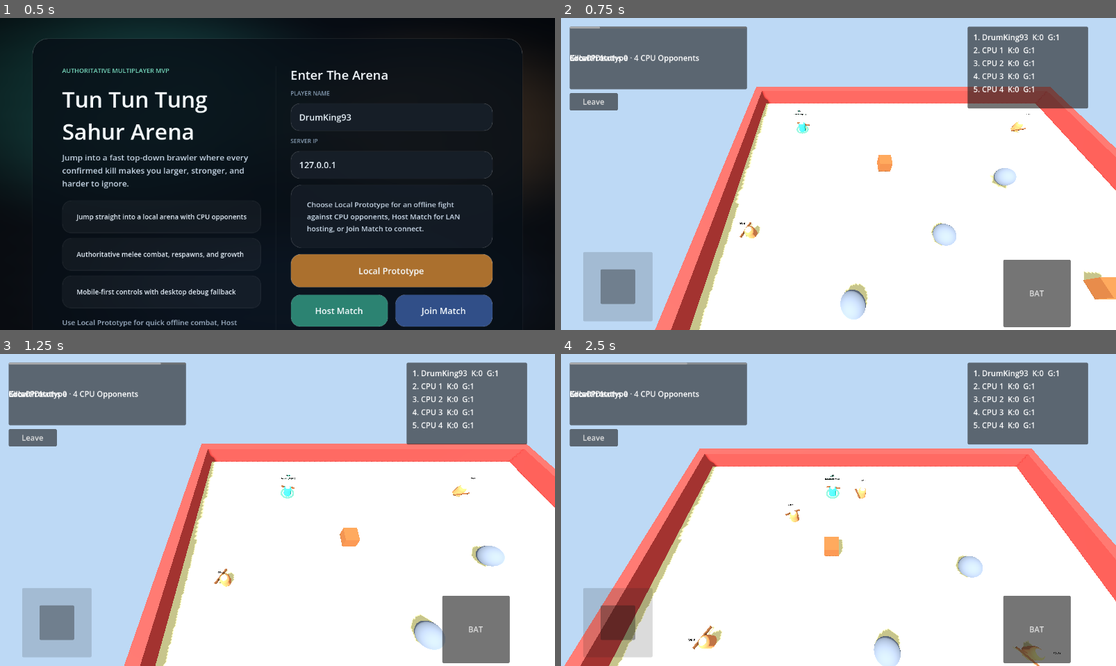
Above: before the commit, frames 1-4 (two rows, left to right).
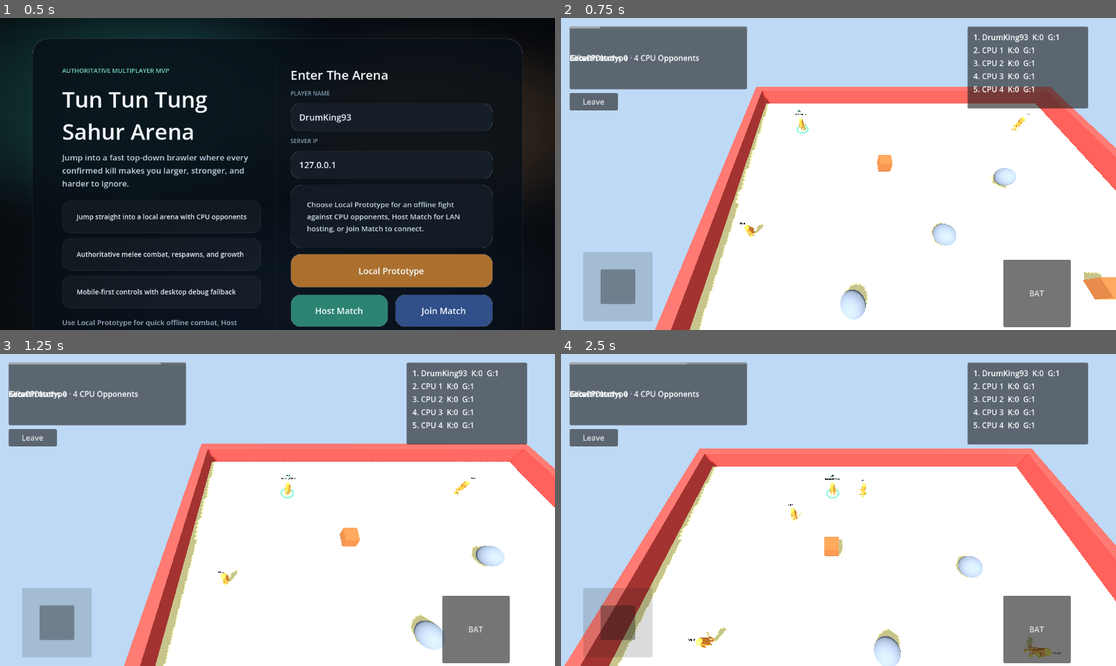
Above: after the commit, the same moments.

Repository: mkodithuwakku/sahur-io
Game: Godot game, scene res://scenes/main/Main.tscn
Same seed, same stepped clock (60 frames per second), same inputs: the game is played once before the commit and once after it.
Inputs (mouse positions are in pixels of both pictures, inside the frame that each line leads up to):
- Up to frame 1 (0.5 s): no input
- Up to frame 2 (0.75 s): tap Enter at 0.5 s; move the mouse to (960, 158) at 0.52 s; hold D (move_right) from 0.53 s (still down); tap Space (attack) at 0.6 s; click (960, 158) at 0.67 s
- Up to frame 3 (1.25 s): keep holding D (move_right)
- Up to frame 4 (2.5 s): release D (move_right) at 1.25 s; drag from (616, 622) to (810, 572) at 1.27 s; move the mouse to (894, 441) at 2.02 s; hold D (move_right) from 2.03 s (still down); tap 0 at 2.1 s

Frame 1 is identical in both runs. In frame 2, 0.2% of the frame differs, in the area x 32-84%, y 31-71%; in frame 3, 0.3%; in frame 4, 0.6%, in the area x 23-89%, y 41-100%.

Commit message:
Integrate Sahur character model

Diff:
--- a/sahur-io/scenes/player/Player.tscn
+++ b/sahur-io/scenes/player/Player.tscn
@@ -35,7 +35,9 @@
 [node name="MeshRoot" type="Node3D" parent="."]
 
 [node name="BodyPivot" type="Node3D" parent="MeshRoot"]
-position = Vector3(0, 0.95, 0)
+position = Vector3(0, 0.18, 0)
+
+[node name="ModelAnchor" type="Node3D" parent="MeshRoot/BodyPivot"]
 
 [node name="Body" type="MeshInstance3D" parent="MeshRoot/BodyPivot"]
 mesh = SubResource("2")
--- a/sahur-io/scripts/player/player_controller.gd
+++ b/sahur-io/scripts/player/player_controller.gd
@@ -3,6 +3,9 @@
 
 const ConfigStore = preload("res://scripts/core/config.gd")
 const AudioService = preload("res://scripts/core/audio_manager.gd")
+const CUSTOM_MODEL_SCENE = preload("res://resources/models/tung_tung_tung_sahur.glb")
+const VISUAL_BASE_HEIGHT := 0.18
+const CUSTOM_MODEL_TARGET_HEIGHT := 1.75
 
 signal respawn_requested(peer_id: int)
 
@@ -25,10 +28,13 @@
 var head_material: StandardMaterial3D = StandardMaterial3D.new()
 var bat_material: StandardMaterial3D = StandardMaterial3D.new()
 var local_indicator_material: StandardMaterial3D = StandardMaterial3D.new()
+var custom_model_root: Node3D = null
+var using_custom_model: bool = false
 
 @onready var collision_shape: CollisionShape3D = $CollisionShape3D
 @onready var mesh_root: Node3D = $MeshRoot
 @onready var body_pivot: Node3D = $MeshRoot/BodyPivot
+@onready var model_anchor: Node3D = $MeshRoot/BodyPivot/ModelAnchor
 @onready var body_mesh: MeshInstance3D = $MeshRoot/BodyPivot/Body
 @onready var head_mesh: MeshInstance3D = $MeshRoot/BodyPivot/Head
 @onready var bat_pivot: Node3D = $MeshRoot/BodyPivot/BatPivot
@@ -50,6 +56,10 @@
 	if stats == null:
 		stats = PlayerStats.new(peer_id, display_name)
 		stats.reset_for_respawn(ConfigStore.player_tuning)
+	if body_pivot != null:
+		body_pivot.position.y = VISUAL_BASE_HEIGHT
+	if model_anchor != null:
+		model_anchor.position = Vector3(0.0, -VISUAL_BASE_HEIGHT, 0.0)
 	body_mesh.material_override = body_material
 	head_mesh.material_override = head_material
 	bat_mesh.material_override = bat_material
@@ -59,6 +69,7 @@
 	local_indicator_material.emission_enabled = true
 	local_indicator_material.emission = Color(0.24, 0.95, 0.78)
 	local_indicator_material.emission_energy_multiplier = 1.1
+	_attach_custom_model()
 	name_label.text = _get_name_label_text()
 	you_label.text = "YOU"
 	_sync_visual_state(true)
@@ -248,9 +259,17 @@
 		mesh_root.scale = Vector3.ONE * growth_scale
 	if collision_shape != null:
 		collision_shape.scale = Vector3.ONE * clamp(0.92 + (growth_scale - 1.0) * 0.65, 0.92, 1.6)
-	body_material.albedo_color = _get_body_color()
-	head_material.albedo_color = _get_head_color()
-	bat_material.albedo_color = _get_bat_color()
+	if using_custom_model:
+		body_mesh.visible = false
+		head_mesh.visible = false
+		bat_mesh.visible = false
+	else:
+		body_material.albedo_color = _get_body_color()
+		head_material.albedo_color = _get_head_color()
+		bat_material.albedo_color = _get_bat_color()
+		body_mesh.visible = true
+		head_mesh.visible = true
+		bat_mesh.visible = true
 	local_indicator_material.albedo_color = Color(0.24, 0.95, 0.78, 0.52)
 	if mesh_root != null:
 		mesh_root.visible = stats.alive
@@ -271,7 +290,7 @@
 		bat_pivot.rotation.z = -attack_swing * 1.25
 	if body_pivot != null and stats.alive:
 		var move_amount: float = clampf(Vector2(velocity.x, velocity.z).length() / maxf(ConfigStore.player_tuning.base_move_speed, 0.01), 0.0, 1.0)
-		body_pivot.position.y = 0.18 + sin(Time.get_ticks_msec() * 0.015) * 0.04 * move_amount
+		body_pivot.position.y = VISUAL_BASE_HEIGHT + sin(Time.get_ticks_msec() * 0.015) * 0.04 * move_amount
 	if local_indicator != null and local_indicator.visible:
 		var pulse := 1.0 + sin(Time.get_ticks_msec() * 0.01) * 0.06
 		var target_scale := _get_local_indicator_base_scale(growth.get_scale(stats, ConfigStore.player_tuning)) * pulse
@@ -301,3 +320,67 @@
 
 func _get_local_indicator_base_scale(growth_scale: float) -> float:
 	return clamp(0.95 + (growth_scale - 1.0) * 0.3, 0.95, 1.35)
+
+func _attach_custom_model() -> void:
+	if model_anchor == null or custom_model_root != null:
+		return
+	if CUSTOM_MODEL_SCENE == null:
+		return
+	var instance := CUSTOM_MODEL_SCENE.instantiate() as Node3D
+	if instance == null:
+		return
+	instance.name = "ImportedModel"
+	model_anchor.add_child(instance)
+	_fit_custom_model(instance)
+	custom_model_root = instance
+	using_custom_model = true
+
+func _fit_custom_model(instance: Node3D) -> void:
+	var bounds := _get_custom_model_bounds(instance)
+	if bounds.size.y <= 0.001:
+		return
+	var scale_factor := CUSTOM_MODEL_TARGET_HEIGHT / bounds.size.y
+	instance.scale = Vector3.ONE * scale_factor
+	bounds = _get_custom_model_bounds(instance)
+	var center_x := bounds.position.x + bounds.size.x * 0.5
+	var center_z := bounds.position.z + bounds.size.z * 0.5
+	instance.position = Vector3(-center_x, -bounds.position.y, -center_z)
+
+func _get_custom_model_bounds(root: Node3D) -> AABB:
+	var mesh_instances: Array[MeshInstance3D] = []
+	_collect_model_meshes(root, mesh_instances)
+	var has_bounds := false
+	var combined := AABB()
+	var root_inverse := root.global_transform.affine_inverse()
+	for mesh_instance in mesh_instances:
+		if mesh_instance == null or mesh_instance.mesh == null:
+			continue
+		var relative_transform := root_inverse * mesh_instance.global_transform
+		for corner in _get_aabb_corners(mesh_instance.get_aabb()):
+			var point := relative_transform * corner
+			if not has_bounds:
+				combined = AABB(point, Vector3.ZERO)
+				has_bounds = true
+			else:
+				combined = combined.expand(point)
+	return combined if has_bounds else AABB(Vector3.ZERO, Vector3.ZERO)
+
+func _collect_model_meshes(node: Node, mesh_instances: Array[MeshInstance3D]) -> void:
+	if node is MeshInstance3D:
+		mesh_instances.append(node as MeshInstance3D)
+	for child in node.get_children():
+		_collect_model_meshes(child, mesh_instances)
+
+func _get_aabb_corners(bounds: AABB) -> PackedVector3Array:
+	var min_point := bounds.position
+	var max_point := bounds.position + bounds.size
+	return PackedVector3Array([
+		Vector3(min_point.x, min_point.y, min_point.z),
+		Vector3(max_point.x, min_point.y, min_point.z),
+		Vector3(min_point.x, max_point.y, min_point.z),
+		Vector3(max_point.x, max_point.y, min_point.z),
+		Vector3(min_point.x, min_point.y, max_point.z),
+		Vector3(max_point.x, min_point.y, max_point.z),
+		Vector3(min_point.x, max_point.y, max_point.z),
+		Vector3(max_point.x, max_point.y, max_point.z)
+	])
Binary file added: sahur-io/resources/models/tung_tung_tung_sahur.glb
Not shown, added: sahur-io/resources/models/tung_tung_tung_sahur.glb.import
Binary file added: sahur-io/resources/models/tung_tung_tung_sahur_texture.jpg
Not shown, added: sahur-io/resources/models/tung_tung_tung_sahur_texture.jpg.import
